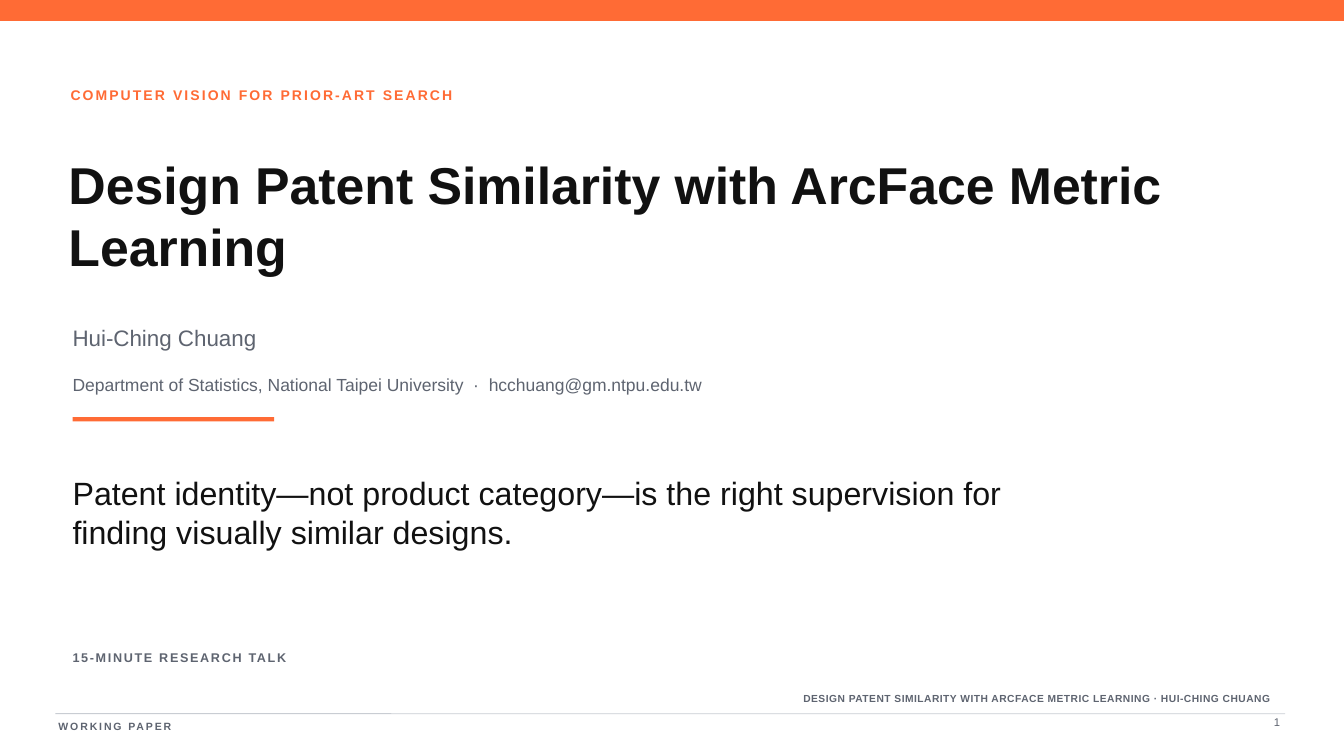
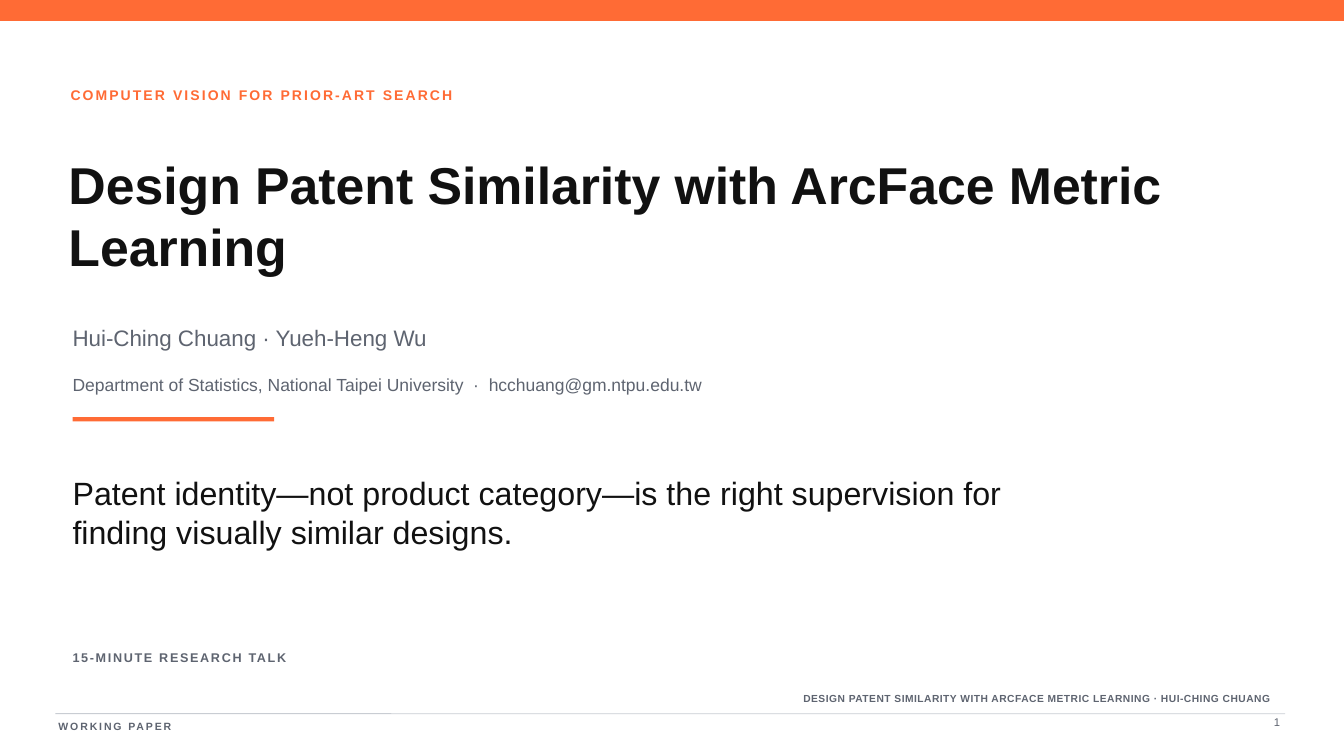
Before and after one commit to hcchuang/hcchuang.github.io, a slide deck: slide 1 of files/DesignPatent_15min_Slides.pptx. Drawn at 1344x756 pixels with LibreOffice and Linux fonts; fonts in the diff are those of the drawing. Boxes give left, top, right and bottom in pixels: in the first picture for what was removed or moved away, otherwise in the second. Text is boxed around its words. In the diff, an @@ line names an element or a change of style, - is before the commit and + after.

Commit message:
Restore Design Patent coauthor on title slide

```diff
--- a/files/DesignPatent_15min_Slides.pptx
+++ b/files/DesignPatent_15min_Slides.pptx
@@ text at box(73, 330, 427, 351): text changed @@
-Hui-Ching Chuang
+Hui-Ching Chuang · Yueh-Heng Wu
```
Also in this commit, not shown: 1 other file.
